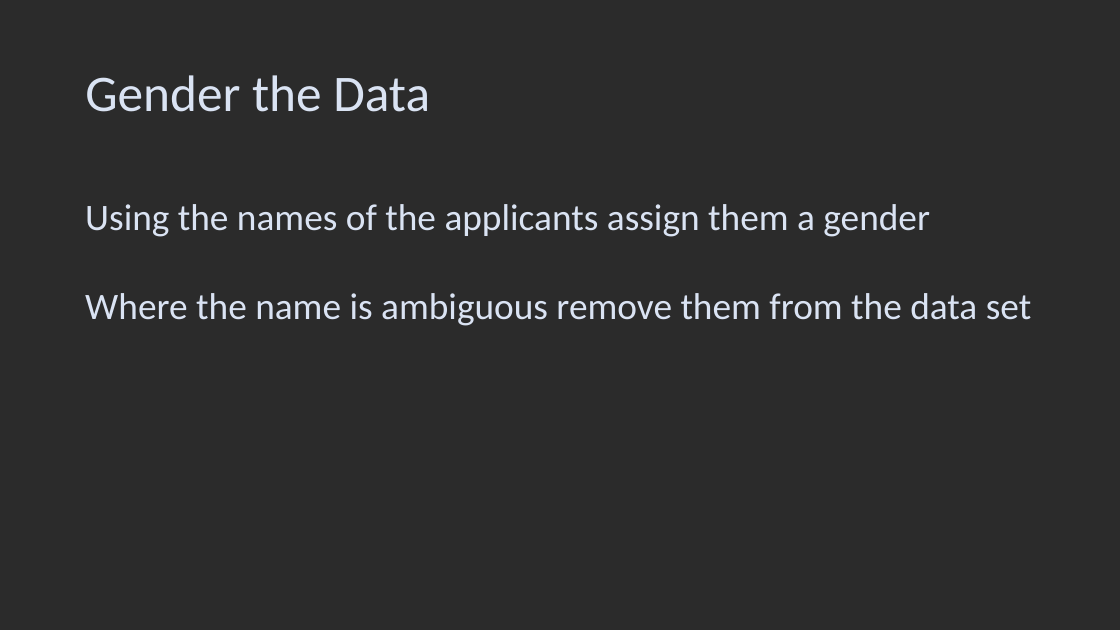
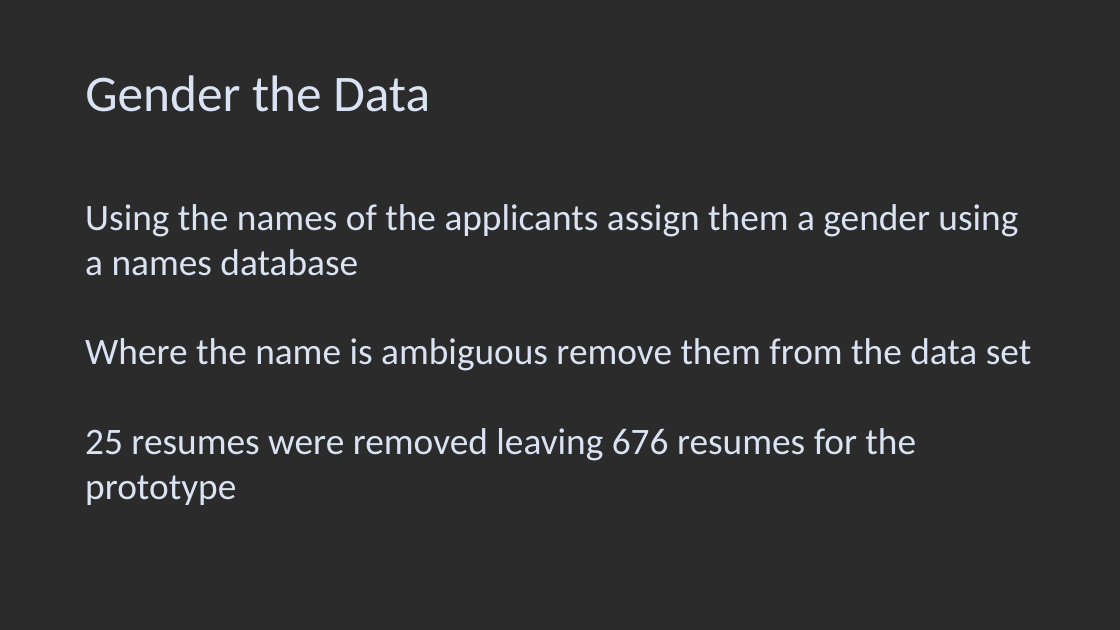
Before and after one commit to yurilavinas/ai_big_data_quantum_compution, a slide deck: slide 8 of DegenderisePresentation.pptx (slide 6 before the commit). Drawn at 1120x630 pixels with LibreOffice and Linux fonts; fonts in the diff are those of the drawing; background and template pictures are left out; a plain dark background stands for a picture behind light text. Boxes give left, top, right and bottom in pixels: in the first picture for what was removed or moved away, otherwise in the second. Text is boxed around its words. In the diff, an @@ line names an element or a change of style, - is before the commit and + after.

```diff
--- a/DegenderisePresentation.pptx
+++ b/DegenderisePresentation.pptx
@@ text at bbox=[85, 204, 1018, 276]: text changed @@
-Using the names of the applicants assign them a gender
+Using the names of the applicants assign them a gender using a names database
@@ text at bbox=[85, 428, 916, 505]: paragraph added @@
+25 resumes were removed leaving 676 resumes for the prototype
```
Also in this commit, not shown: 3 other slides changed, 3 slides added, 1 slide removed.
